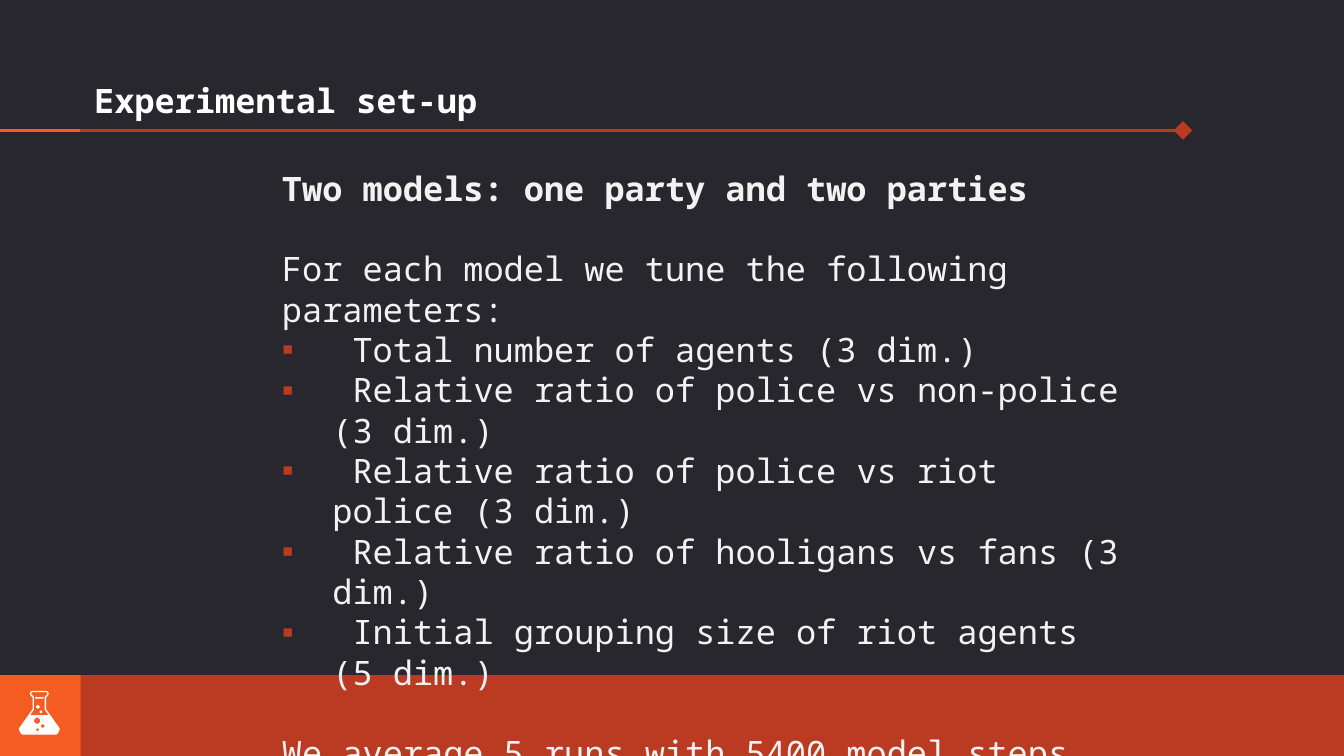
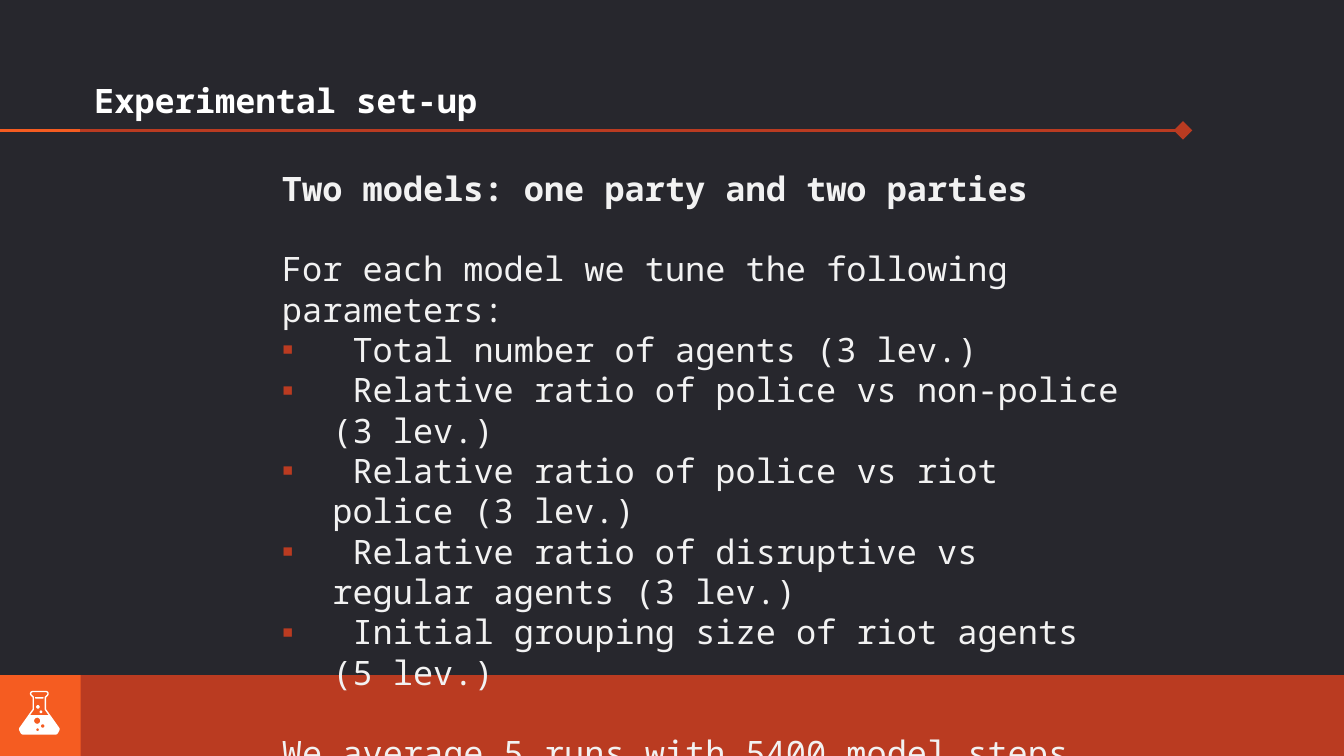
Before and after one commit to Rogierdw/DMAS_X, a slide deck: slide 6 of DMAS_PresentationDennyLeonRogier_19102017_final.pptx. Drawn at 1344x756 pixels with LibreOffice and Linux fonts; fonts in the diff are those of the drawing. Boxes give left, top, right and bottom in pixels: in the first picture for what was removed or moved away, otherwise in the second. Text is boxed around its words. In the diff, an @@ line names an element or a change of style, - is before the commit and + after.

```diff
--- a/DMAS_PresentationDennyLeonRogier_19102017_final.pptx
+++ b/DMAS_PresentationDennyLeonRogier_19102017_final.pptx
@@ text at (332, 336, 1119, 691): text changed @@
-▪ Total number of agents (3 dim.)
-▪ Relative ratio of police vs non-police (3 dim.)
-▪ Relative ratio of police vs riot police (3 dim.)
-▪ Relative ratio of hooligans vs fans (3 dim.)
-▪ Initial grouping size of riot agents (5 dim.)
+▪ Total number of agents (3 lev.)
+▪ Relative ratio of police vs non-police (3 lev.)
+▪ Relative ratio of police vs riot police (3 lev.)
+▪ Relative ratio of disruptive vs regular agents (3 lev.)
+▪ Initial grouping size of riot agents (5 lev.)
```
Also in this commit, not shown: 4 other slides changed, 4 other files.
